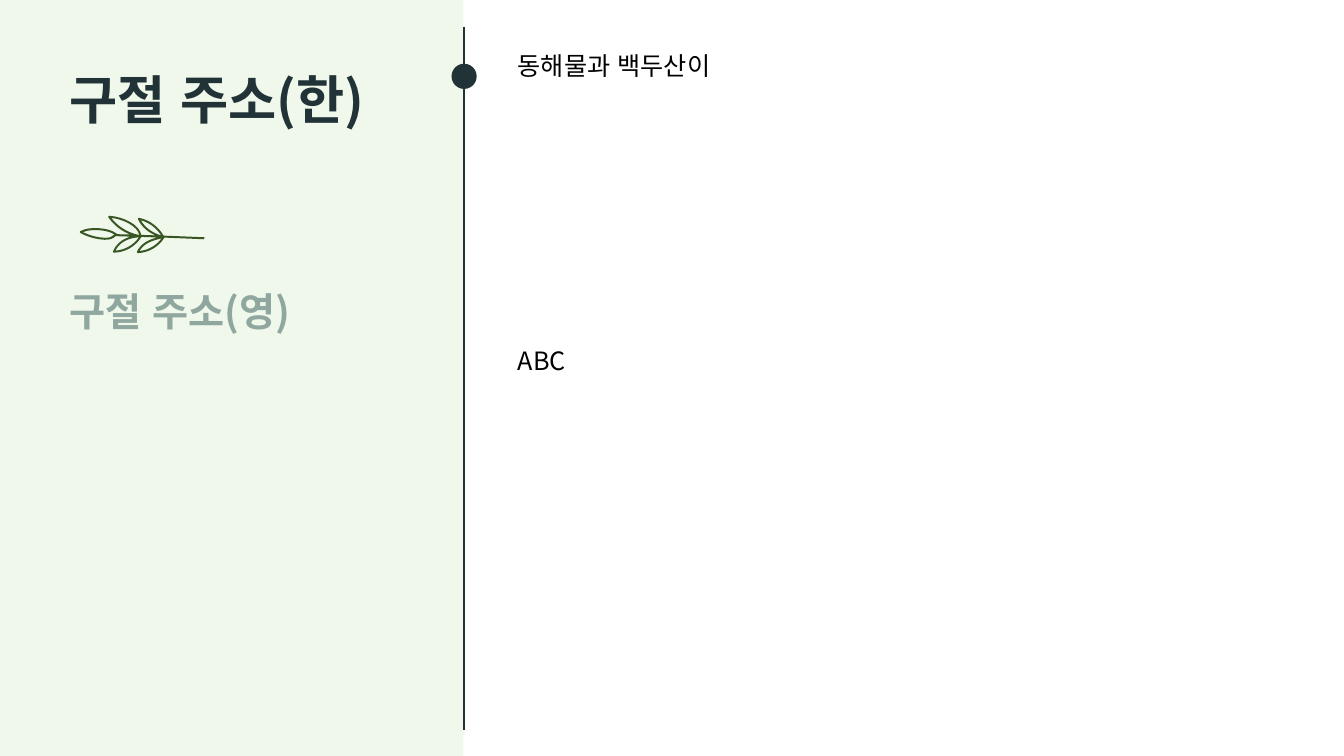
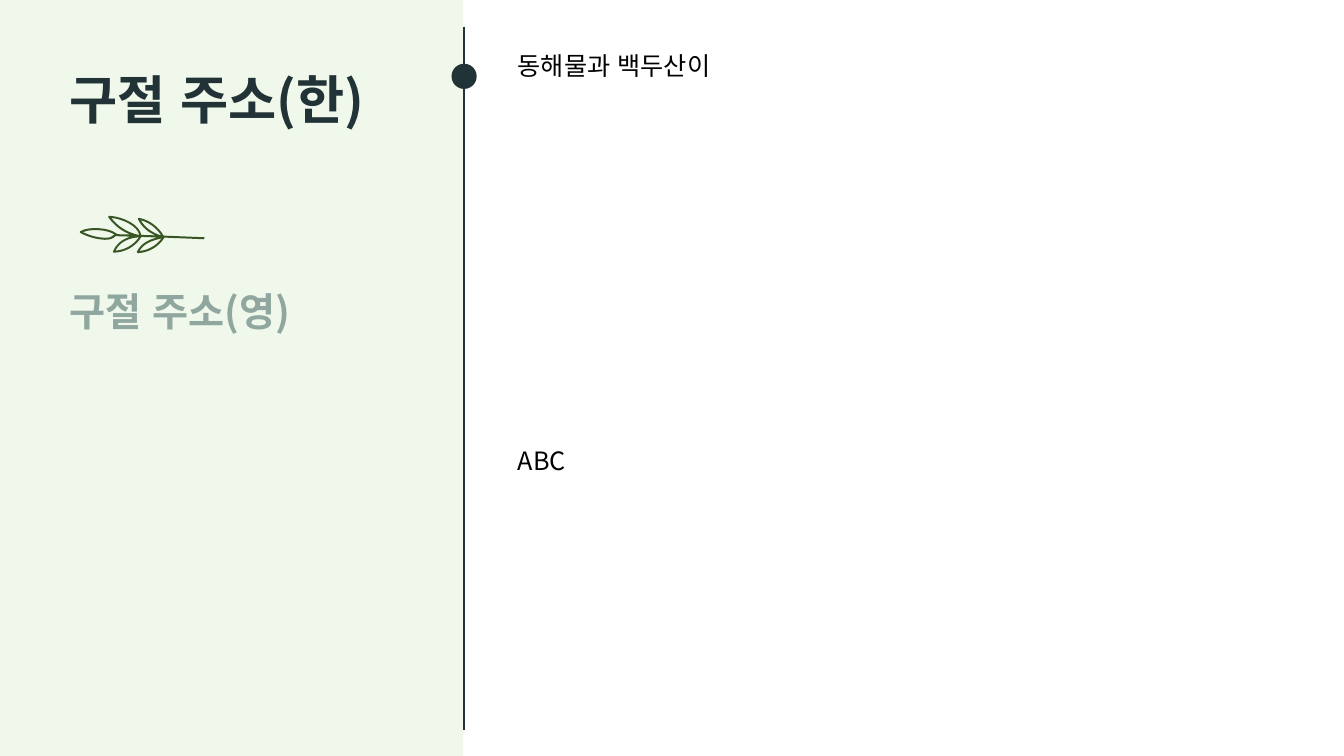
Before and after one commit to mmminq/Bible_Reference_to_PPT, a slide deck: slide 1 of template.pptx. Drawn at 1344x756 pixels with LibreOffice and Linux fonts; fonts in the diff are those of the drawing. Boxes give left, top, right and bottom in pixels: in the first picture for what was removed or moved away, otherwise in the second. Text is boxed around its words. In the diff, an @@ line names an element or a change of style, - is before the commit and + after.

```diff
--- a/template.pptx
+++ b/template.pptx
@@ text "ABC": place and size @@
-text "ABC" at [518,351,566,371]
+text "ABC" at [518,451,566,471]
```
Also in this commit, not shown: 3 other files.
